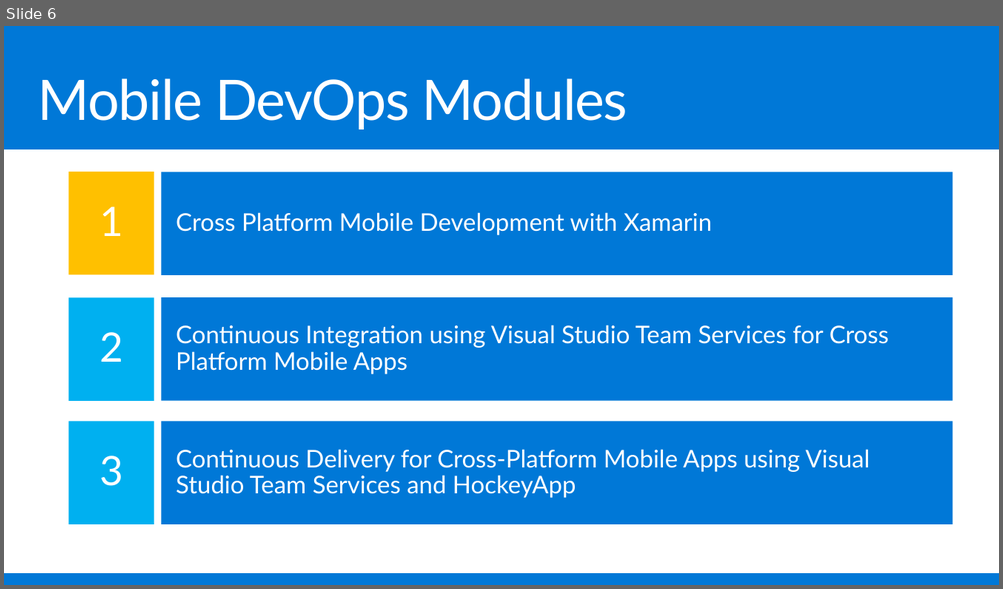
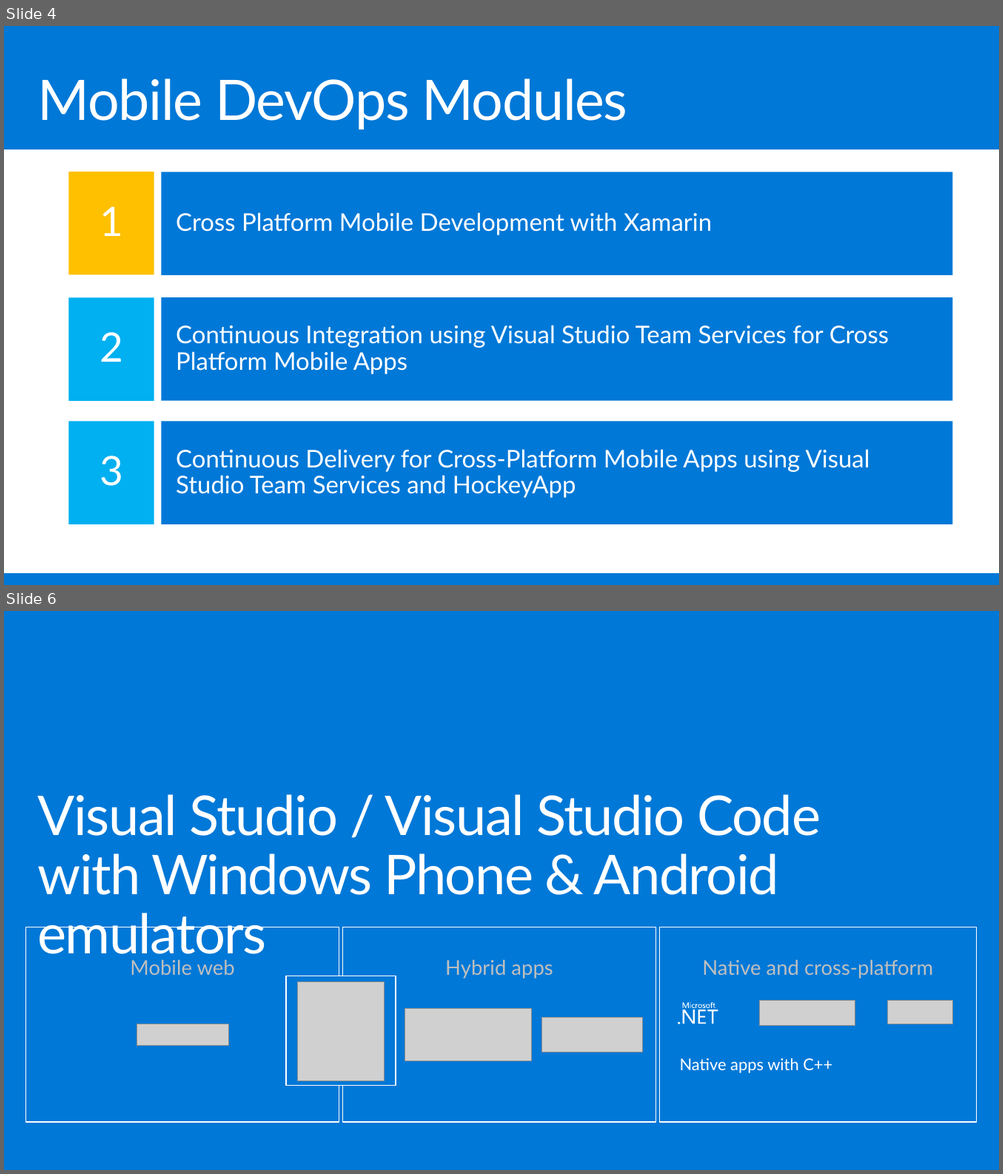
Before and after one commit to sriramdasbalaji/CodeLabs-MobileDevOps, a slide deck: Module1-Xamarin/Slides/Mobile DevOps Module 1.pptx. Shown one above the other, each under a label of ours: slide 6 before the commit, slides 4 and 6 after it; the slides between them are not shown. The pictures are 1003x589 and 1003x1174 pixels, drawn with LibreOffice and Linux fonts; fonts in the diff are those of the drawing; grey boxes stand for pictures. Boxes give left, top, right and bottom in pixels: in the first picture for what was removed or moved away, otherwise in the second. Text is boxed around its words. In the diff, an @@ line names an element or a change of style, - is before the commit and + after.

```diff
--- a/Module1-Xamarin/Slides/Mobile DevOps Module 1.pptx
+++ b/Module1-Xamarin/Slides/Mobile DevOps Module 1.pptx
@@ slide 6 added at (x1=4, y1=611, x2=999, y2=1170), background #0078D7 @@
@@ title added at (x1=37, y1=795, x2=820, y2=895), 54 pt, text #FFFFFF @@
+Visual Studio / Visual Studio Code
+with Windows Phone & Android emulators
@@ rectangle added at (x1=26, y1=927, x2=339, y2=1122), outline #FFFFFF 1 pt, 20 pt, text #BFBFBF @@
+Mobile web
@@ rectangle added at (x1=343, y1=927, x2=656, y2=1122), outline #FFFFFF 1 pt, 20 pt, text #BFBFBF @@
+Hybrid apps
@@ rectangle added at (x1=659, y1=927, x2=976, y2=1122), outline #FFFFFF 1 pt, 20 pt, text #BFBFBF @@
+Native and cross-platform
@@ rectangle added at (x1=286, y1=976, x2=396, y2=1085), fill #0078D7, outline #FFFFFF 1 pt @@
@@ picture added at (x1=297, y1=982, x2=384, y2=1081) @@
@@ picture added at (x1=405, y1=1009, x2=532, y2=1061) @@
@@ group added at (x1=677, y1=1000, x2=953, y2=1073): 2 pictures, 1 freeform shape, 1 text @@
+Native apps with C++
@@ picture added at (x1=137, y1=1024, x2=228, y2=1045) @@
@@ picture added at (x1=541, y1=1017, x2=642, y2=1053) @@
@@ what was slide 6 is now slide 4 @@
```
Also in this commit, not shown: 3 slides changed, 3 other slides added, 1 slide removed.
